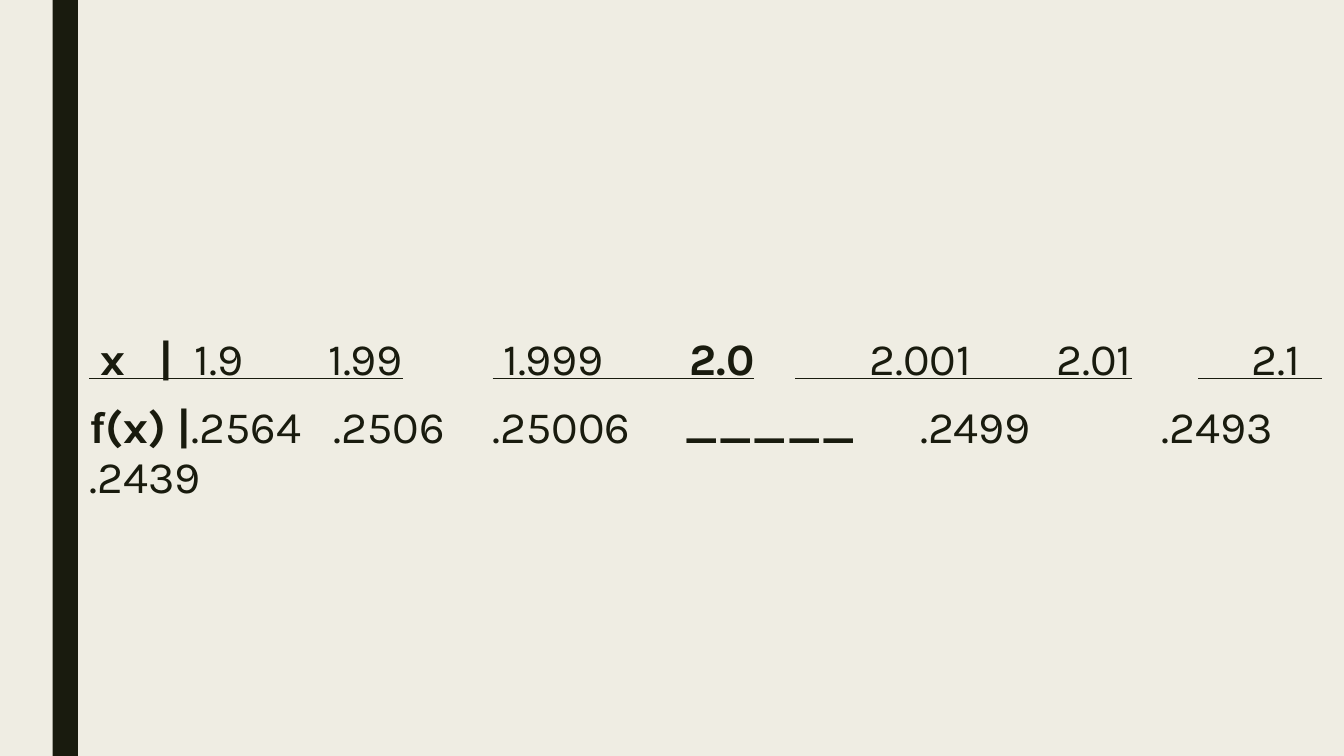
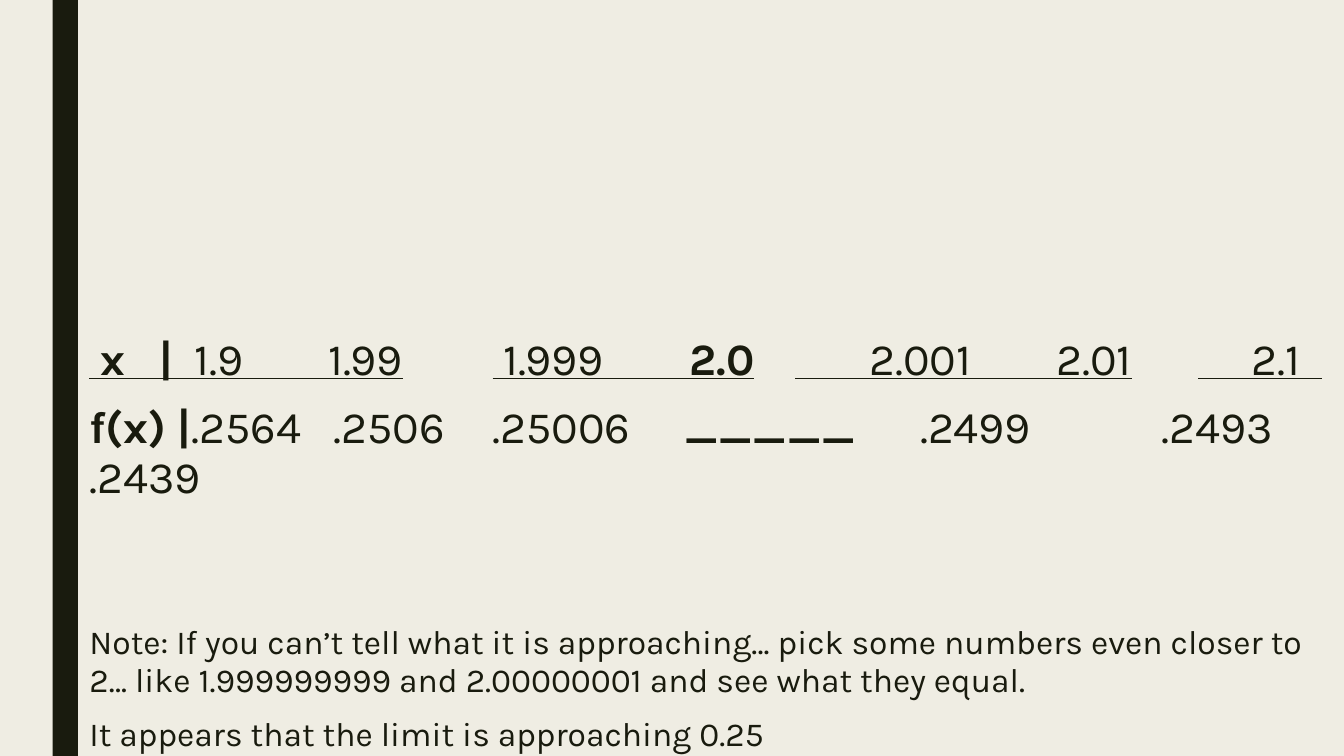
Before and after one commit to codecuddy/pre_calc, a slide deck: slide 15 of _PowerPoints/1st Semester/Unit 2 Polynomials/PreCalc_Day_018 12.1 Limits Intro Calculus.pptx (slide 11 before the commit). Drawn at 1344x756 pixels with LibreOffice and Linux fonts; fonts in the diff are those of the drawing; grey boxes stand for pictures. Boxes give left, top, right and bottom in pixels: in the first picture for what was removed or moved away, otherwise in the second. Text is boxed around its words. In the diff, an @@ line names an element or a change of style, - is before the commit and + after.

```diff
--- a/_PowerPoints/1st Semester/Unit 2 Polynomials/PreCalc_Day_018 12.1 Limits Intro Calculus.pptx
+++ b/_PowerPoints/1st Semester/Unit 2 Polynomials/PreCalc_Day_018 12.1 Limits Intro Calculus.pptx
@@ text at (x1=89, y1=631, x2=1302, y2=755): paragraphs added @@
+Note: If you can’t tell what it is approaching… pick some numbers even closer to 2… like 1.999999999 and 2.00000001 and see what they equal.
+It appears that the limit is approaching 0.25
```
Also in this commit, not shown: 6 other slides changed, 8 slides added, 2 slides removed, 41 other files.
